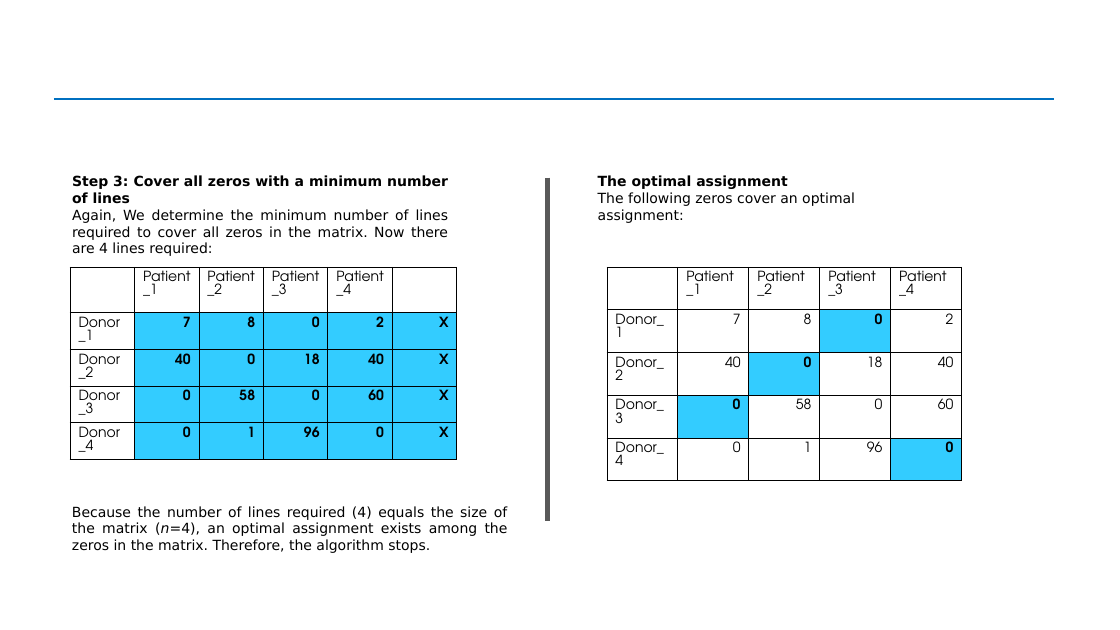
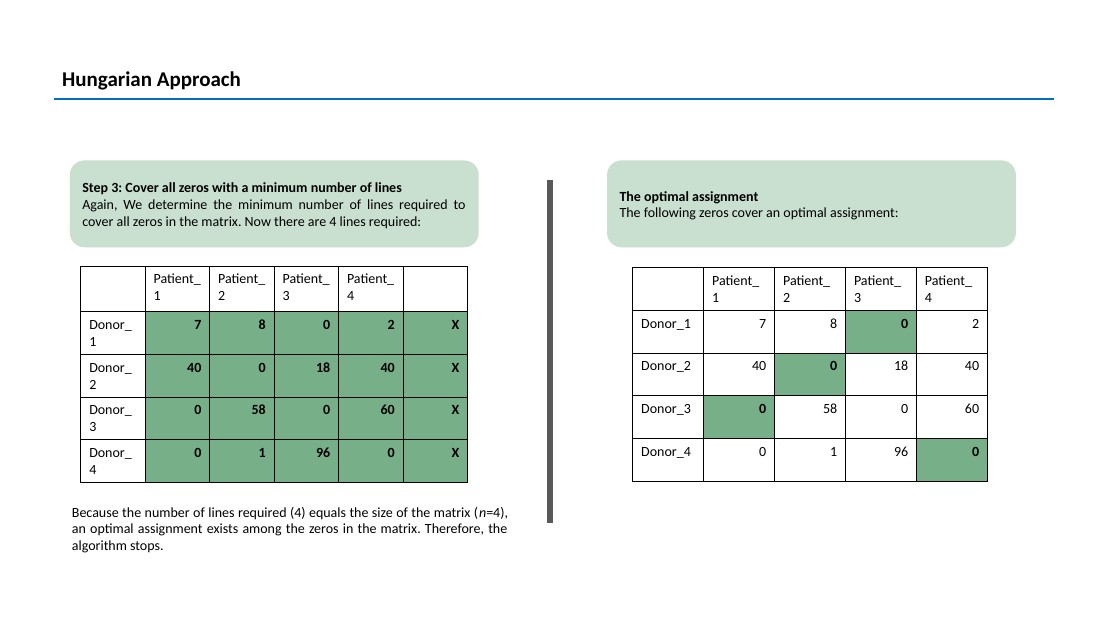
Before and after one commit to harish-udhay/Hungarian_algorithm_for_kidney_exchange, a slide deck: slide 5 of project.pptx. Drawn at 1120x630 pixels with LibreOffice and Linux fonts; fonts in the diff are those of the drawing. Boxes give left, top, right and bottom in pixels: in the first picture for what was removed or moved away, otherwise in the second. Text is boxed around its words. In the diff, an @@ line names an element or a change of style, - is before the commit and + after.

```diff
--- a/project.pptx
+++ b/project.pptx
@@ rectangle removed at (0,0,1120,630) @@
@@ text added at (62,71,241,90), 18 pt, text #000000, bold @@
+Hungarian Approach
@@ rounded rectangle "Step 3: Cover all zeros ...": place and size @@
-rounded rectangle "Step 3: Cover all zeros ..." at (72,175,448,256)
+rounded rectangle "Step 3: Cover all zeros ..." at (70,160,479,247)
@@ rounded rectangle "Step 3: Cover all zeros ..." at (70,160,479,247): font DejaVu Sans to Calibri; fill none to #C9DFCF @@
@@ rounded rectangle "The optimal assignment" at (607,160,1017,247): font DejaVu Sans to Calibri; fill none to #C9DFCF @@
@@ rounded rectangle "The optimal assignment": place and size @@
-rounded rectangle "The optimal assignment" at (598,175,855,223)
+rounded rectangle "The optimal assignment" at (607,160,1017,247)
@@ table at (81,266,469,480) @@
@@ fill #33CCFF to #77AF88 in 20 cells @@
@@ font TeX Gyre Adventor to Calibri @@
@@ table: place and size @@
-table at (71,267,459,481)
+table at (81,266,469,480)
@@ table at (633,268,986,481) @@
@@ fill #33CCFF to #77AF88 in 4 cells @@
@@ font TeX Gyre Adventor to Calibri @@
@@ table: place and size @@
-table at (607,267,960,481)
+table at (633,268,986,481)
@@ text "Because the number of lines ..." at (72,507,508,553): font DejaVu Sans to Calibri @@
```
Also in this commit, not shown: 4 other slides changed, 4 slides added, 3 slides removed.
